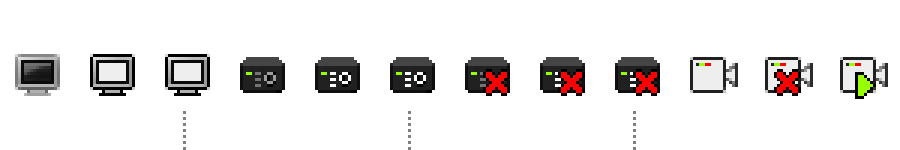
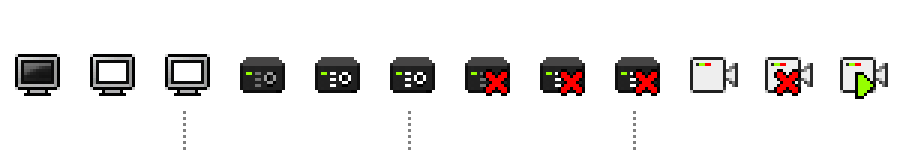
Layers edited between the first and the second 900 x 150 image:
added layer "图层 1" above "unit 副本" over [15, 54, 60, 96]
painted on "unit-open 副本" over [174, 63, 201, 81]
painted on "unit-open" over [99, 63, 126, 81]
